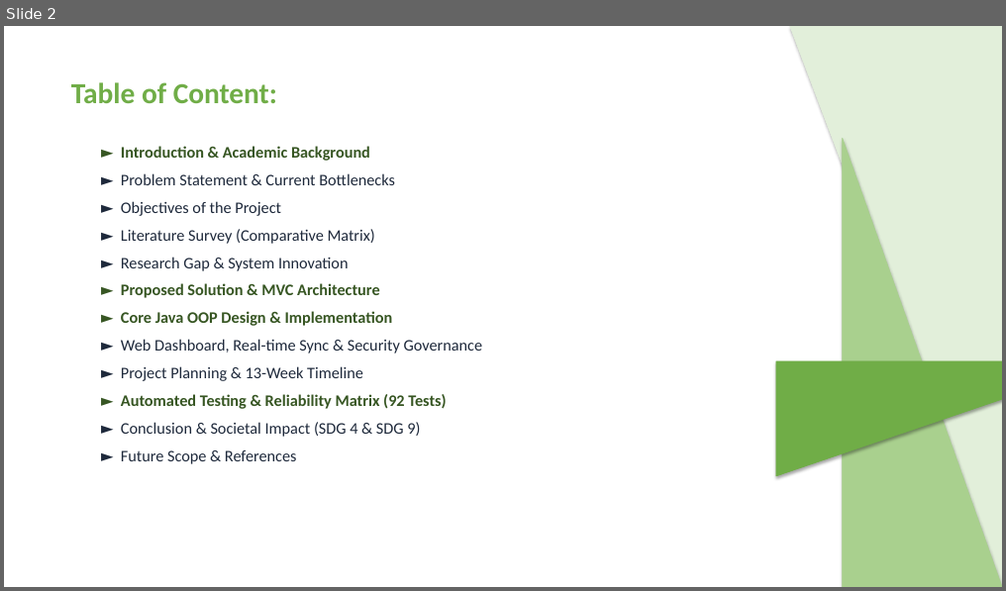
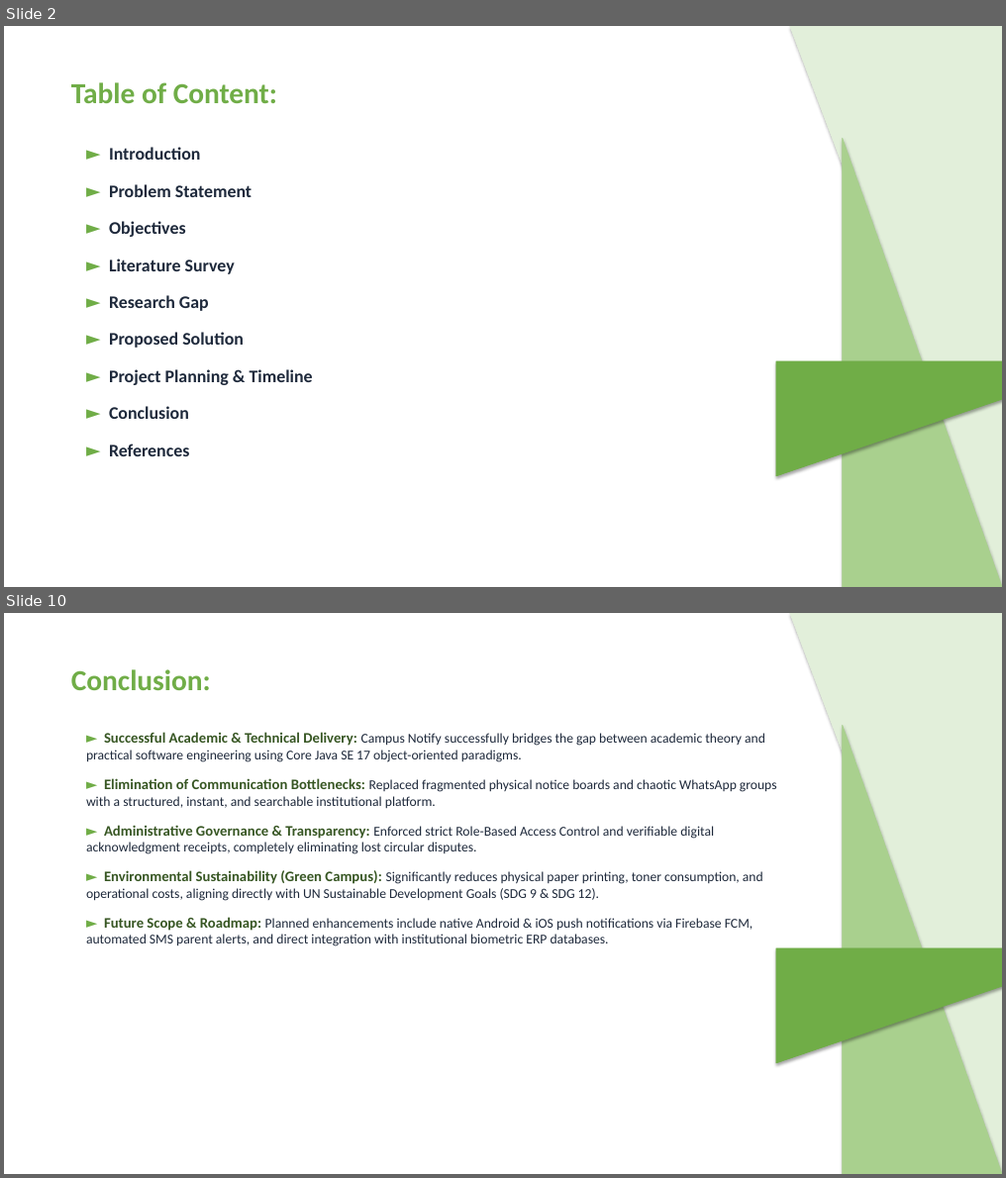
Before and after one commit to ATP0925/CampusNotify-Java-Mini-Project, a slide deck: CampusNotify_Review_Presentation.pptx. Shown one above the other, each under a label of ours: slide 2 before the commit, slides 2 and 10 after it; the slides between them are not shown. The pictures are 1006x591 and 1006x1178 pixels, drawn with LibreOffice and Linux fonts; fonts in the diff are those of the drawing. Boxes give left, top, right and bottom in pixels: in the first picture for what was removed or moved away, otherwise in the second. Text is boxed around its words. In the diff, an @@ line names an element or a change of style, - is before the commit and + after.

Commit message:
docs: align PPT deck strictly to Review 1 agenda (9 topics) and sync report points with sample report

```diff
--- a/CampusNotify_Review_Presentation.pptx
+++ b/CampusNotify_Review_Presentation.pptx
@@ slide 10 added at [4, 613, 1002, 1174], background #FFFFFF @@
@@ right triangle added at [790, 613, 1002, 1174], fill #E2EFDA, outline #E2EFDA 0.75 pt @@
@@ text added at [71, 669, 211, 690], 28 pt, text #70AD47, bold @@
+Conclusion:
@@ right triangle added at [843, 725, 1002, 1174], fill #A9D08E, outline #A9D08E 0.75 pt @@
@@ text added at [86, 732, 777, 947], 13 pt, text #1E293B @@
+► Successful Academic & Technical Delivery: Campus Notify successfully bridges the gap between academic theory and practical software engineering using Core Java SE 17 object-oriented paradigms.
+► Elimination of Communication Bottlenecks: Replaced fragmented physical notice boards and chaotic WhatsApp groups with a structured, instant, and searchable institutional platform.
+► Administrative Governance & Transparency: Enforced strict Role-Based Access Control and verifiable digital acknowledgment receipts, completely eliminating lost circular disputes.
+► Environmental Sustainability (Green Campus): Significantly reduces physical paper printing, toner consumption, and operational costs, aligning directly with UN Sustainable Development Goals (SDG 9 & SDG 12).
+► Future Scope & Roadmap: Planned enhancements include native Android & iOS push notifications via Firebase FCM, automated SMS parent alerts, and direct integration with institutional biometric ERP databases.
@@ right triangle added at [776, 949, 1002, 1063], fill #70AD47, outline #70AD47 0.75 pt @@
@@ slide 2 changed as well @@
@@ text at [109, 147, 313, 457]: text changed; size 15.5 to 17 pt; bold on @@
-► Introduction & Academic Background
-► Problem Statement & Current Bottlenecks
-► Objectives of the Project
-► Literature Survey (Comparative Matrix)
-► Research Gap & System Innovation
-► Proposed Solution & MVC Architecture
-► Core Java OOP Design & Implementation
-► Web Dashboard, Real-time Sync & Security Governance
-► Project Planning & 13-Week Timeline
-► Automated Testing & Reliability Matrix (92 Tests)
-► Conclusion & Societal Impact (SDG 4 & SDG 9)
-► Future Scope & References
+► Introduction
+► Problem Statement
+► Objectives
+► Literature Survey
+► Research Gap
+► Proposed Solution
+► Project Planning & Timeline
+► Conclusion
+► References
```
Also in this commit, not shown: 3 other slides changed, 7 other slides added, 12 slides removed, 11 other files.
